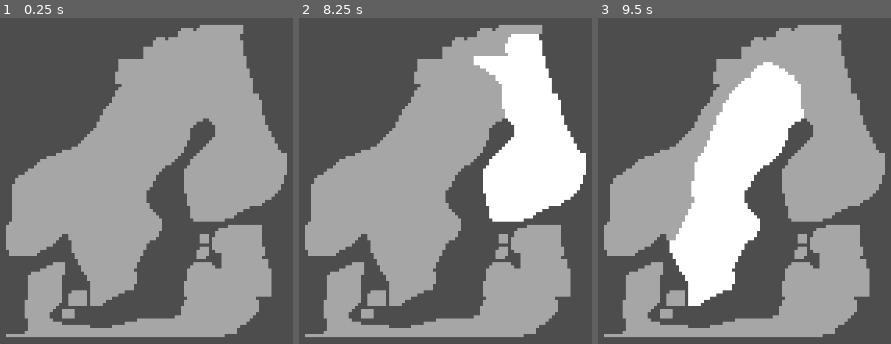
Above: before the commit, frames 1-3 (left to right).
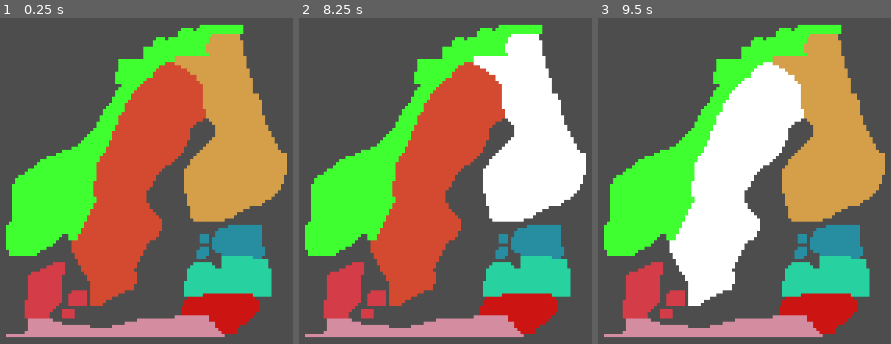
Above: after the commit, the same moments.

Repository: Thomas-Holtvedt/TutorialMap2D
Game: Godot game, scene res://Scenes/Main.tscn
The game is run twice, just before and just after one commit, with the same random seed, the same clock (stepped at 60 frames per second) and the same inputs.
Inputs (mouse positions are in pixels of both pictures, inside the frame that each line leads up to):
- Up to frame 1 (0.25 s): no input
- Up to frame 2 (8.25 s): tap Enter at 0.5, 2, 3.5 s; move the mouse to (outside the picture) at 0.52 s; click (outside the picture) at 0.67 s; tap Space at 1.25, 2.75, 4.25 s; click (outside the picture) at 1.42 s; click (outside the picture) at 2.17 s; click (outside the picture) at 2.92 s; click (outside the picture) at 3.67 s; click (outside the picture) at 4.42 s; click (outside the picture) at 5.17 s; click (outside the picture) at 5.92 s; move the mouse to (outside the picture) at 6.52 s; click (outside the picture) at 6.67 s; move the mouse to (outside the picture) at 7.27 s; click (outside the picture) at 7.42 s; move the mouse to (512, 83) at 8.02 s; click (512, 83) at 8.17 s
- Up to frame 3 (9.5 s): move the mouse to (691, 272) at 8.77 s; click (691, 272) at 8.92 s

The runs differ from the first frame. In frame 1, 54% of the frame differs, in the area x 2-98%, y 2-98%; in frame 2, 41%; in frame 3, 38%.

Commit message:
Color the polygon regions according to their source color
Instead of them all being grey, they are now colored as they are in the
source image. They are still highlighted white on mouse hover.

Diff:
--- a/Scenes/Region_Area.gd
+++ b/Scenes/Region_Area.gd
@@ -6,7 +6,7 @@
 
 func _on_child_entered_tree(node):
 	if node is Polygon2D:
-		node.color = Color(1,1,1,0.5)
+		node.color = Color.html(name)
 
 func _on_mouse_entered():
 	print(region_name)
@@ -21,4 +21,4 @@
 func _on_mouse_exited():
 	for node in get_children():
 		if node is Polygon2D:
-			node.color = Color(1,1,1,0.5)
+			node.color = Color.html(name)
